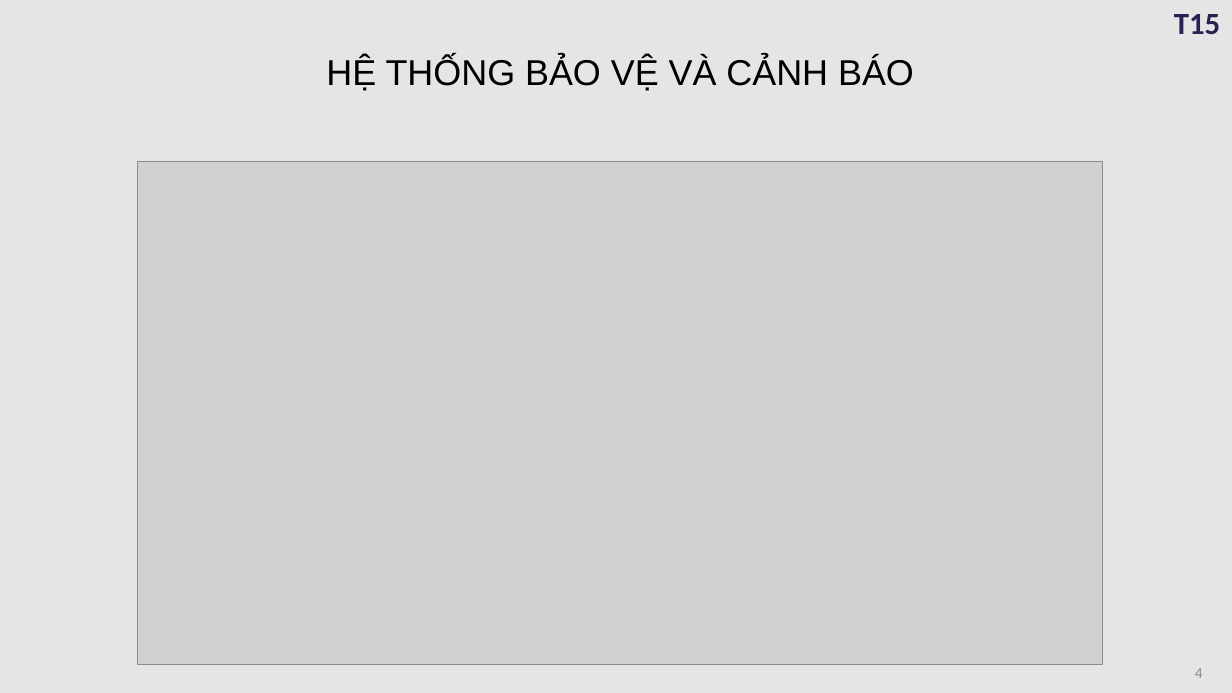
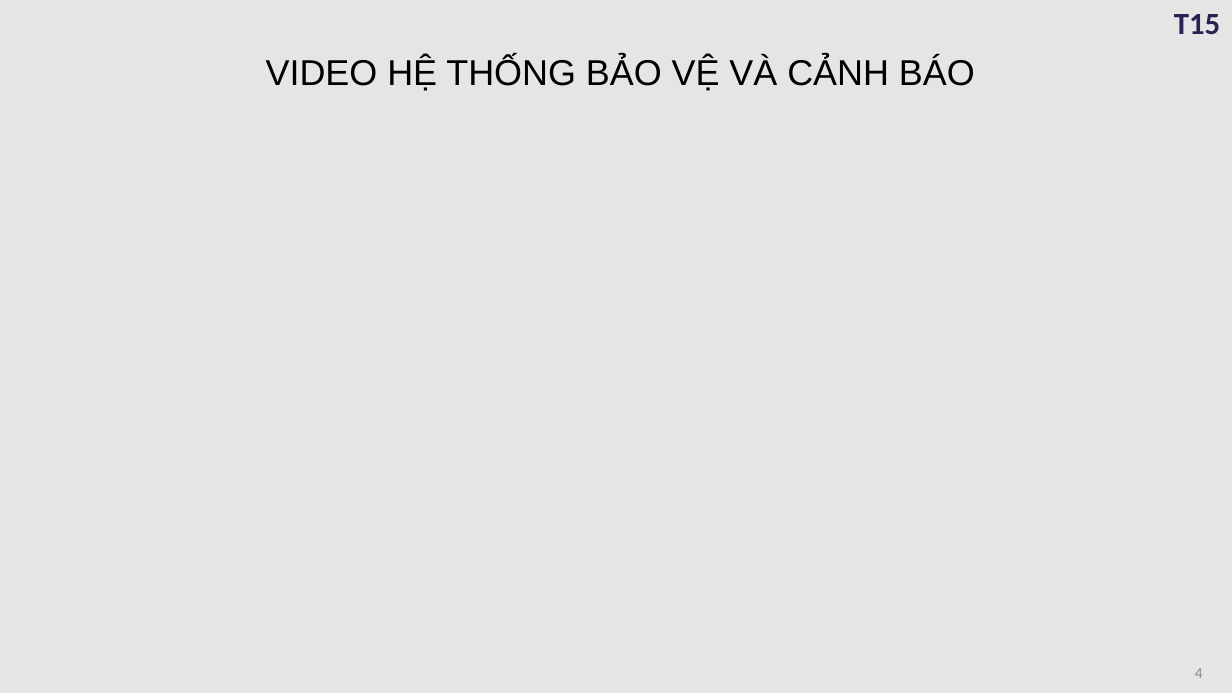
Before and after one commit to daihieptn97/share, a slide deck: slide 4 of Đồ án/BaoCao.pptx. Drawn at 1232x693 pixels with LibreOffice and Linux fonts; fonts in the diff are those of the drawing; grey boxes stand for pictures. Boxes give left, top, right and bottom in pixels: in the first picture for what was removed or moved away, otherwise in the second. Text is boxed around its words. In the diff, an @@ line names an element or a change of style, - is before the commit and + after.

```diff
--- a/Đồ án/BaoCao.pptx
+++ b/Đồ án/BaoCao.pptx
@@ text at (266,57,975,91): text changed @@
-HỆ THỐNG BẢO VỆ VÀ CẢNH BÁO
+VIDEO HỆ THỐNG BẢO VỆ VÀ CẢNH BÁO
@@ picture removed at (138,161,1104,664) @@
```
Also in this commit, not shown: 3 other slides changed, 1 slide added, 1 slide removed, 1 other file.
